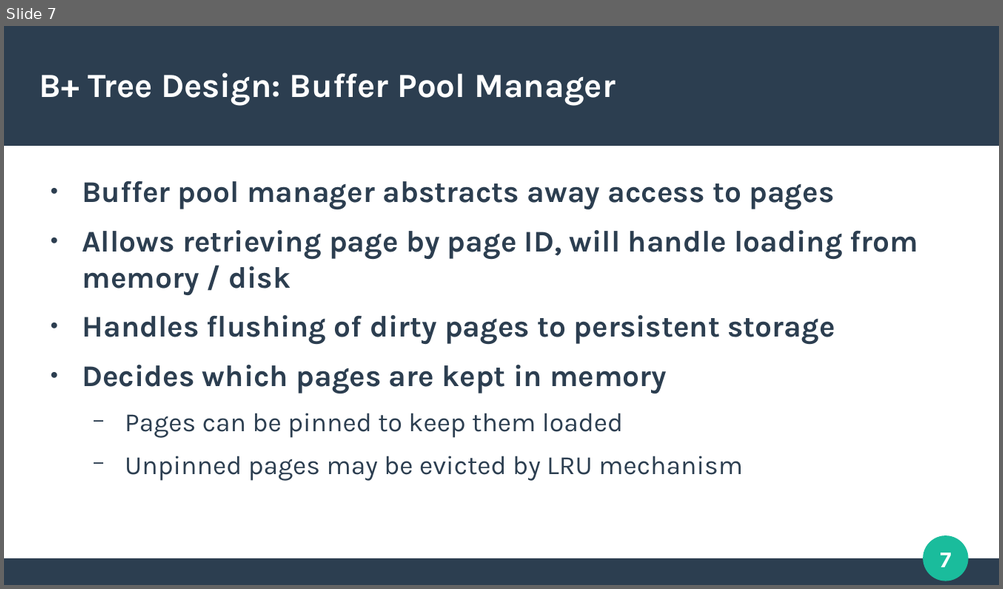
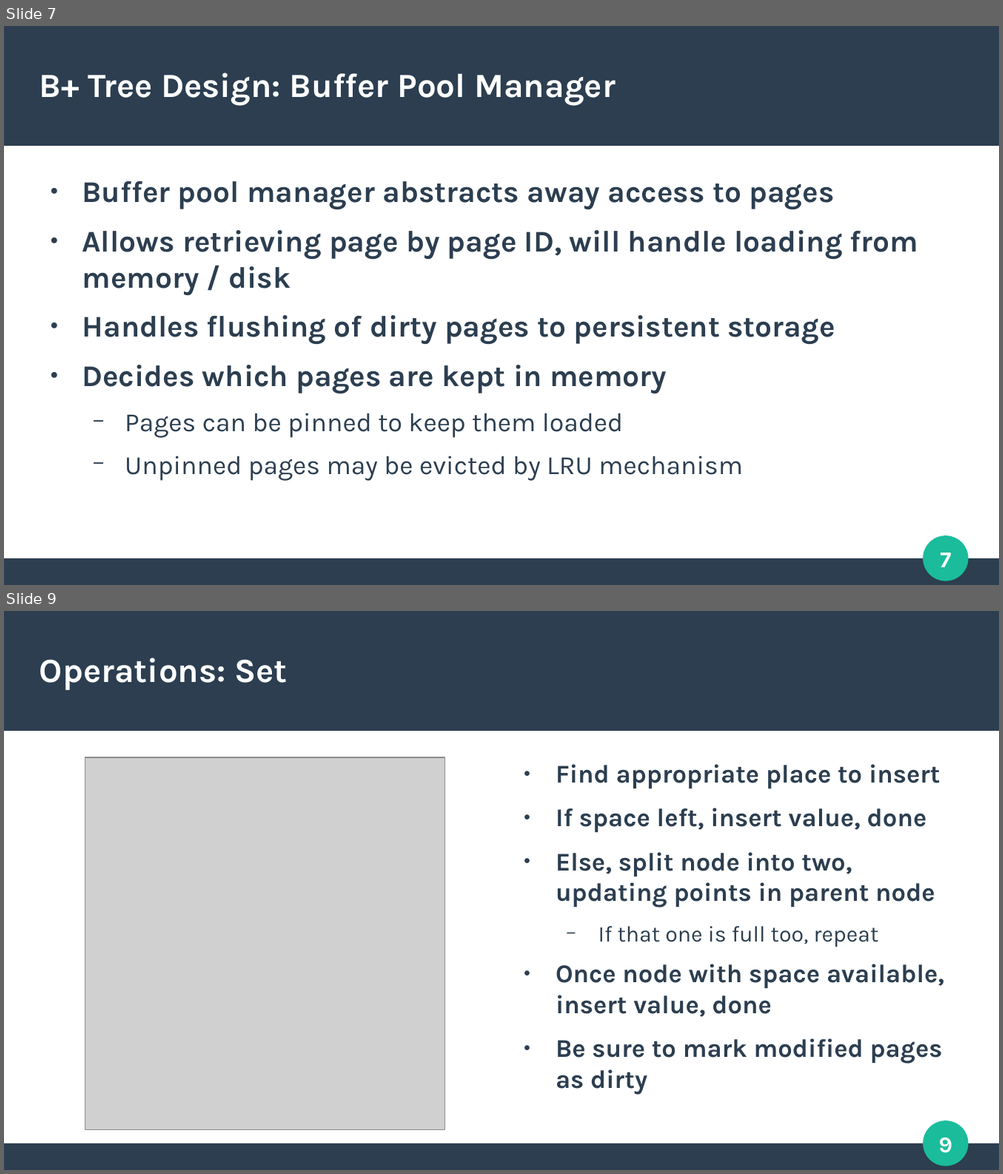
Before and after one commit to tobiasfamos/KVStore, a slide deck: presentation/presentation.odp. Shown one above the other, each under a label of ours: slide 7 before the commit, slides 7 and 9 after it; the slides between them are not shown. The pictures are 1003x589 and 1003x1174 pixels, drawn with LibreOffice and Linux fonts; fonts in the diff are those of the drawing; grey boxes stand for pictures. Boxes give left, top, right and bottom in pixels: in the first picture for what was removed or moved away, otherwise in the second. Text is boxed around its words. In the diff, an @@ line names an element or a change of style, - is before the commit and + after.

```diff
--- a/presentation/presentation.odp
+++ b/presentation/presentation.odp
@@ slide 9 added at (4, 611, 999, 1170), background #FFFFFF; not listed: 4 template elements that a slide beside it also shows @@
@@ title added at (40, 658, 287, 690), 27 pt, text #FFFFFF, bold @@
+Operations: Set
@@ picture added at (85, 758, 445, 1130) @@
@@ text added at (555, 764, 944, 1094), 20.4 pt, text #2C3E50, bold @@
+● Find appropriate place to insert
+● If space left, insert value, done
+● Else, split node into two, updating points in parent node
+  − If that one is full too, repeat
+● Once node with space available, insert value, done
+● Be sure to mark modified pages as dirty
```
Also in this commit, not shown: 5 slides changed, 4 other slides added, 2 slides removed, 3 other files.
